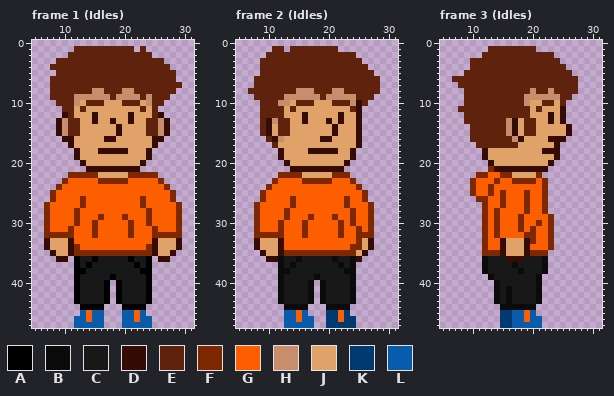
Pixel-art file -- WIP/Characters/GabeNew.aseprite. The first picture shows the starting point.
37x48 pixels, 42 frames. Colours within 5 levels of each other are drawn and written as one. Shown: frame 1 (Idles): x 5..31, y 0..47; frame 2 (Idles): x 5..31, y 0..47; frame 3 (Idles): x 5..31, y 0..47. The commit also changed other frames, which this record leaves out.
Palette (. is transparent): A #000000  B #0b0b0b  C #181818  D #350b05  E #5e220d  F #7e2800  G #fd5e00  H #c88d6c  J #e0a268  K #003a71  L #095cab
After:
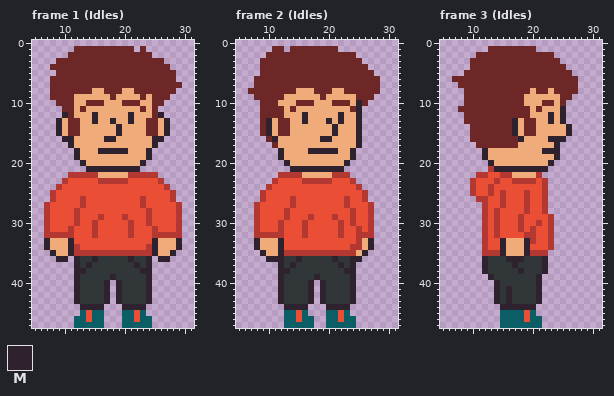
Colours new in this view: M #2e222f
From old to new:
colour C: #181818 -> #313638
colour E: #5e220d -> #6e2727
colour F: #7e2800 -> #b33831
colour G: #fd5e00 -> #ea4f36
colour J: #e0a268 -> #f0ab7b
colour L: #095cab -> #0b5e65
Changed rows in their new state; - is a pixel that keeps its letter.
Frame 1 (Idles), layer "Flattened":
first column x 9:
 8 ------JJ---JJ------
 9 ---JJJJJJ-JJJJ-J---
10 ---J-----------J---
12 -M----M-----M----M-
13 MJ----M--M--M----JM
14 MJ--------M------JM
15 MJ--------M------JM
16 -MM-----MM------MM-
17 --M-------------M--
18 ---M---MMMMM---M---
19 ---M-----------M---
20 ----M---------M----
21 -----MMMMMMMMM-----
first column x 7:
33 M---M-------------M---M
34 M---M-------------M---M
35 -M--M-------------M--M-
36 --MM-M--M-----M--M-MM--
37 -----M-M-------M-M-----
38 -----MM---------MM-----
39 -----M-----M-----M-----
40 -----M----M-M----M-----
41 -----M----M-M----M-----
42 -----M----M-M----M-----
43 -----M----M-M----M-----
44 ------MMMM---MMMM------
Frame 2 (Idles), layer "Flattened":
first column x 10:
 8 -----JJJ---JJ---
 9 ---JJJJJJ-JJJJJ-
10 --JJ----------JM
11 ---------------M
12 ------M-----M--M
13 MJ----M---M-M--M
14 M----------M---M
15 M----------M---M
16 -MJ------MM----M
17 ---------------M
18 --M----MMMMM--M-
19 --M-----------M-
20 ---M---------M--
21 ----MMMMMMMMM---
first column x 8:
33 M---M--------------M
34 M---M--------------M
35 -M--M-------------M-
36 --MMM--M-----M--MM--
37 ----M-M-------M-M---
38 ----MM---------MM---
39 ----M-----M-----M---
40 ----M----M-M----M---
41 ----M----M-M----M---
42 ----M----M-M----M---
43 ----M----M-M----M---
44 -----MMMM---MMMM----
45 ------------LL-L----
46 ------------LL-LL---
47 ------------LLLLL---
Frame 3 (Idles), layer "Flattened":
first column x 11:
 2 E
first column x 12:
 8 --------J--J---
 9 -------JJJJJJ--
10 -------J-------
11 -------------M-
12 -----------M-M-
13 ----EM-----M-M-
14 ----EM--------M
15 ----EM--------M
16 -----EM----MMM-
17 ------------M--
18 M---------MMM--
19 M-----------M--
20 -M---------M---
21 --MMMMMMMMM----
first column x 12:
33 ---M---M---
34 ---M---M---
35 ---M---M---
36 M---MMM---M
37 M----M----M
38 M-----M---M
39 -M-------M-
40 --M------M-
41 --M-M----M-
42 --M-M----M-
43 --M-M----M-
44 ---MMMMMM--
45 ---LL------
46 ---LL------
47 ---LL------
Pixel boxes of the changes (left, top, right, bottom) in both pictures:
changed: (44, 46, 182, 328)
changed: (248, 46, 380, 328)
changed: (452, 46, 578, 328)
